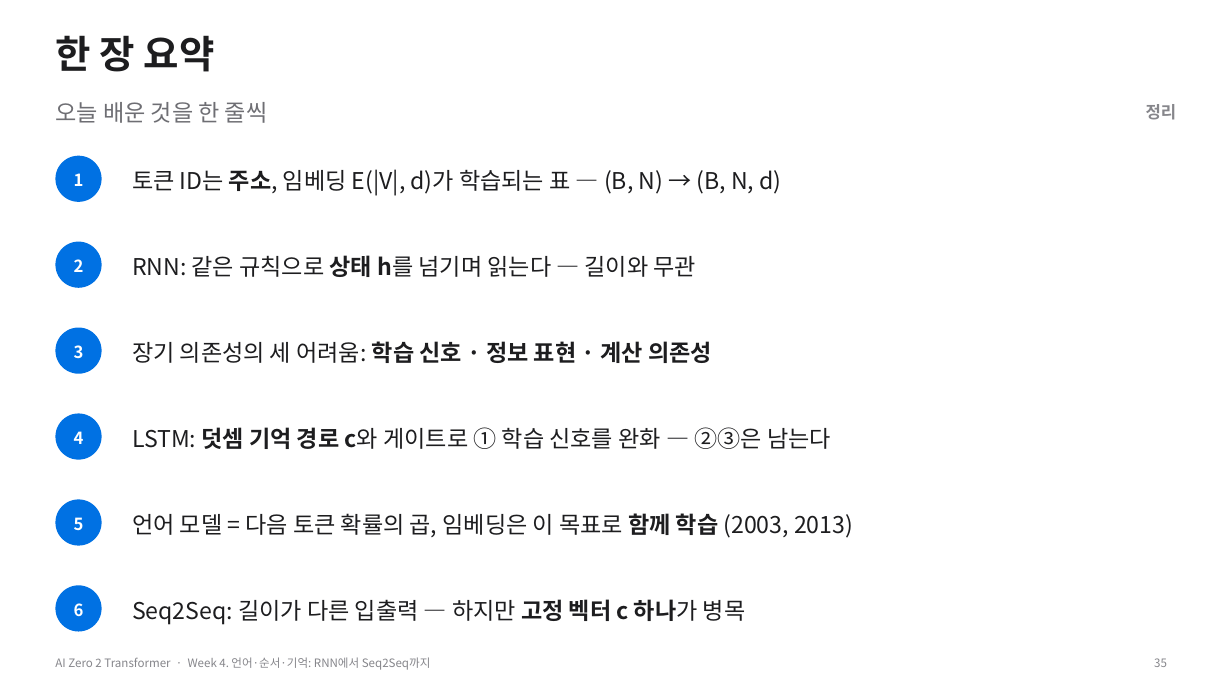
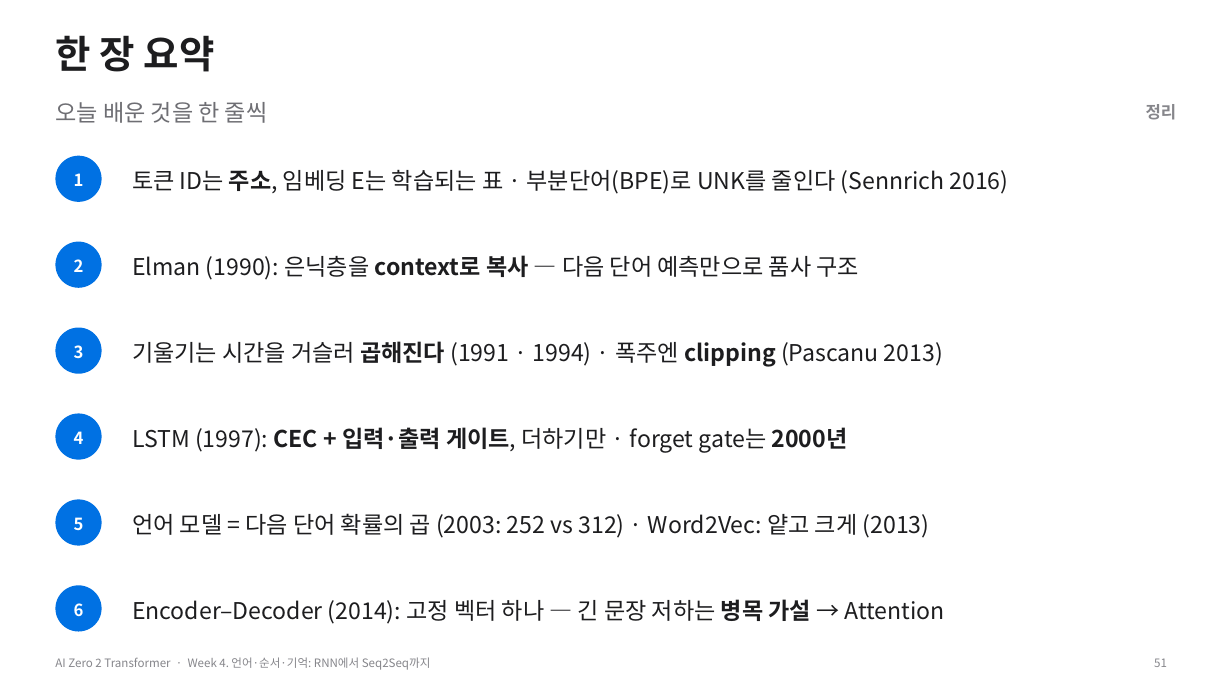
Before and after one commit to myunhh/AI-Zero-2-Transformers, a slide deck: slide 51 of lectures/week04_rnn_lstm_seq2seq.pptx (slide 35 before the commit). Drawn at 1232x693 pixels with LibreOffice and Linux fonts; fonts in the diff are those of the drawing. Boxes give left, top, right and bottom in pixels: in the first picture for what was removed or moved away, otherwise in the second. Text is boxed around its words. In the diff, an @@ line names an element or a change of style, - is before the commit and + after.

```diff
--- a/lectures/week04_rnn_lstm_seq2seq.pptx
+++ b/lectures/week04_rnn_lstm_seq2seq.pptx
@@ text at <box>132,169,1008,194</box>: text changed @@
-토큰 ID는 주소, 임베딩 E(|V|, d)가 학습되는 표 — (B, N) → (B, N, d)
+토큰 ID는 주소, 임베딩 E는 학습되는 표 · 부분단어(BPE)로 UNK를 줄인다 (Sennrich 2016)
@@ text at <box>132,255,860,280</box>: text changed @@
-RNN: 같은 규칙으로 상태 h를 넘기며 읽는다 — 길이와 무관
+Elman (1990): 은닉층을 context로 복사 — 다음 단어 예측만으로 품사 구조
@@ text at <box>132,341,943,367</box>: text changed; bold off @@
-장기 의존성의 세 어려움: 학습 신호 · 정보 표현 · 계산 의존성
+기울기는 시간을 거슬러 곱해진다 (1991 · 1994) · 폭주엔 clipping (Pascanu 2013)
@@ text at <box>132,427,848,452</box>: text changed @@
-LSTM: 덧셈 기억 경로 c와 게이트로 ① 학습 신호를 완화 — ②③은 남는다
+LSTM (1997): CEC + 입력·출력 게이트, 더하기만 · forget gate는 2000년
@@ text at <box>132,513,930,538</box>: text changed @@
-언어 모델 = 다음 토큰 확률의 곱, 임베딩은 이 목표로 함께 학습 (2003, 2013)
+언어 모델 = 다음 단어 확률의 곱 (2003: 252 vs 312) · Word2Vec: 얕고 크게 (2013)
@@ text at <box>132,599,945,624</box>: text changed @@
-Seq2Seq: 길이가 다른 입출력 — 하지만 고정 벡터 c 하나가 병목
+Encoder–Decoder (2014): 고정 벡터 하나 — 긴 문장 저하는 병목 가설 → Attention
@@ page number at <box>1154,658,1167,667</box>: text changed @@
-35
+51
```
Also in this commit, not shown: 26 other slides changed, 29 slides added, 13 slides removed, 20 other files.
